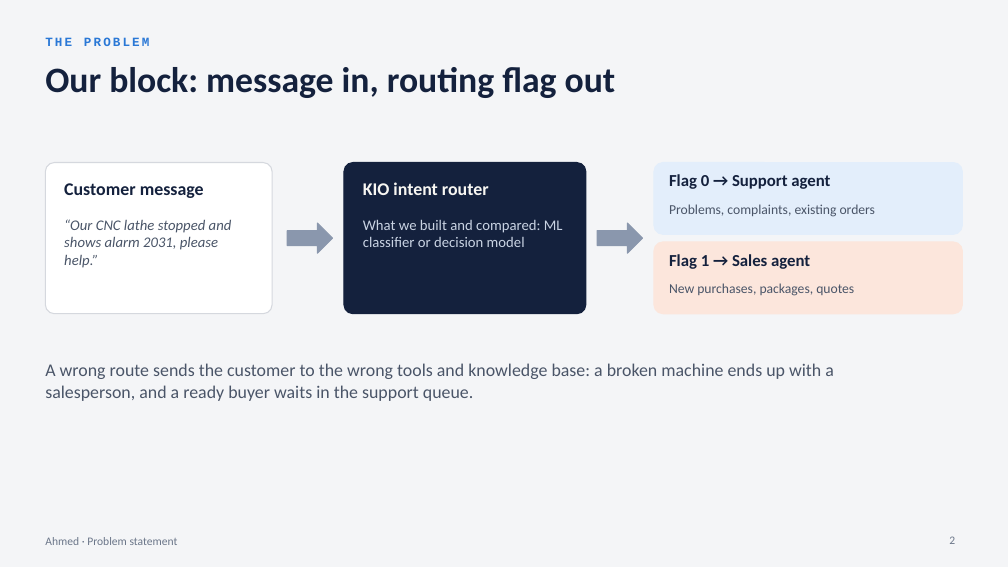
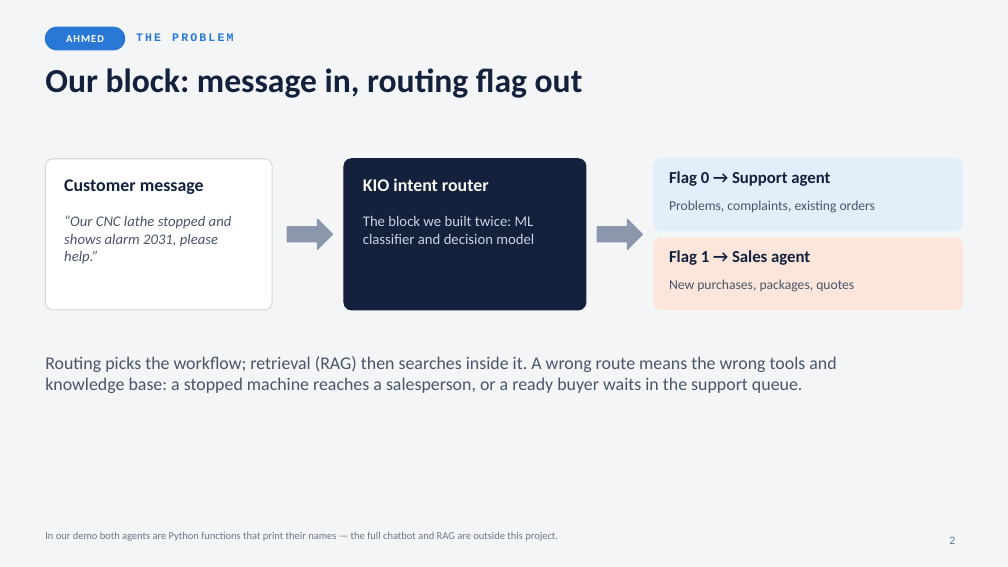
Before and after one commit to Ahmed-Aldmrdash/Ml-project01-agent-kio-routing, a slide deck: slide 2 of docs/ML_Project01_Agent_KIO_Routing.pptx. Drawn at 1008x567 pixels with LibreOffice and Linux fonts; fonts in the diff are those of the drawing. Boxes give left, top, right and bottom in pixels: in the first picture for what was removed or moved away, otherwise in the second. Text is boxed around its words. In the diff, an @@ line names an element or a change of style, - is before the commit and + after.

```diff
--- a/docs/ML_Project01_Agent_KIO_Routing.pptx
+++ b/docs/ML_Project01_Agent_KIO_Routing.pptx
@@ rounded rectangle added at (x1=45, y1=27, x2=125, y2=50), fill #2A78D6, outline #2A78D6 1 pt @@
@@ text "THE PROBLEM" moved from (x1=45, y1=37, x2=149, y2=46) to (x1=136, y1=33, x2=233, y2=41) @@
@@ text "THE PROBLEM" at (x1=136, y1=33, x2=233, y2=41): size 12 to 11 pt; vertical alignment middle to top @@
@@ title "Our block: message in, routing ..." at (x1=45, y1=68, x2=583, y2=98): size 34 to 32 pt @@
@@ text added at (x1=66, y1=35, x2=104, y2=42), 10 pt, text #FFFFFF, bold @@
+AHMED
@@ text at (x1=363, y1=216, x2=534, y2=244): text changed @@
-What we built and compared: ML classifier or decision model
+The block we built twice: ML classifier and decision model
@@ 6 texts, 4 rounded rectangles, 2 right arrows moved together from (x1=45, y1=163, x2=963, y2=314) to (x1=45, y1=159, x2=963, y2=310) @@
@@ proportions changed in 4 elements at (x1=654, y1=159, x2=963, y2=231), (x1=45, y1=159, x2=272, y2=310), (x1=344, y1=159, x2=586, y2=310), (x1=654, y1=238, x2=963, y2=310) @@
@@ text at (x1=45, y1=356, x2=836, y2=393): text changed @@
-A wrong route sends the customer to the wrong tools and knowledge base: a broken machine ends up with a salesperson, and a ready buyer waits in the support queue.
+Routing picks the workflow; retrieval (RAG) then searches inside it. A wrong route means the wrong tools and knowledge base: a stopped machine reaches a salesperson, or a ready buyer waits in the support queue.
@@ text at (x1=45, y1=532, x2=558, y2=541): text changed; size 11 to 10 pt @@
-Ahmed · Problem statement
+In our demo both agents are Python functions that print their names — the full chatbot and RAG are outside this project.
@@ text "In our demo both agents ..." at (x1=45, y1=532, x2=558, y2=541): vertical alignment middle to top @@
```
Also in this commit, not shown: 9 other slides changed, 4 slides added, 3 slides removed, 13 other files.
